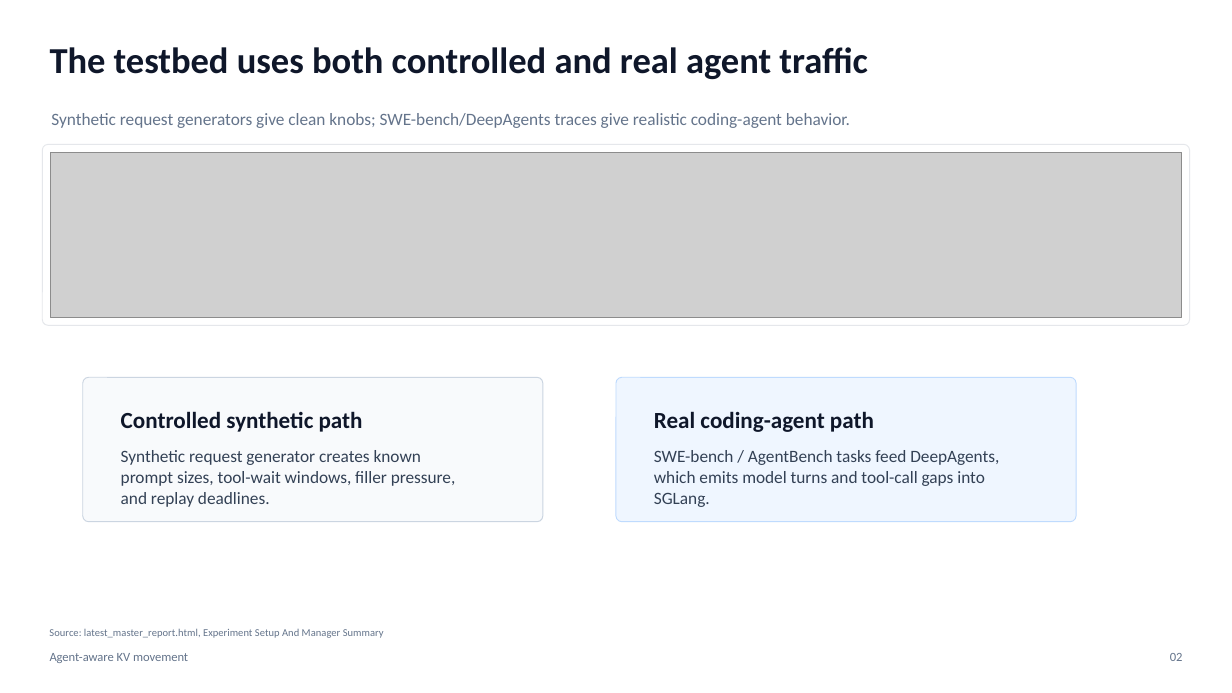
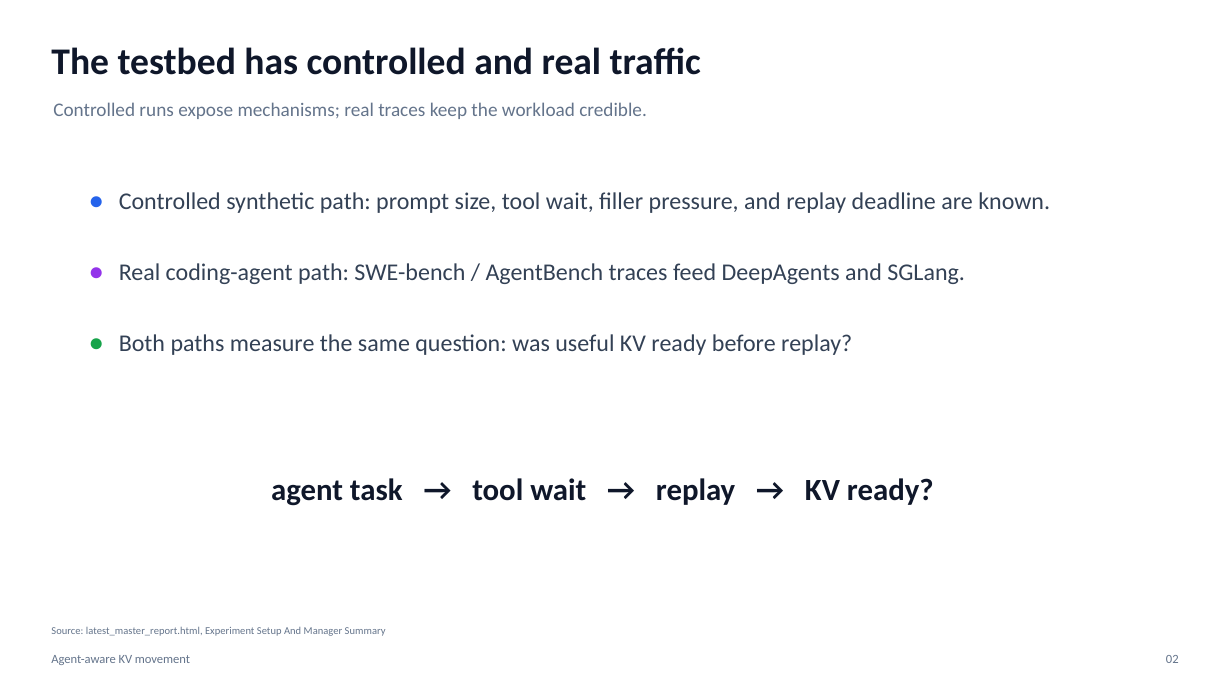
Before and after one commit to the308official-afk/agentic-hardware, a slide deck: slide 2 of sglang_direct_kv/artifacts/slides/agent_aware_kv_movement_manager_deck.pptx. Drawn at 1232x693 pixels with LibreOffice and Linux fonts; fonts in the diff are those of the drawing; grey boxes stand for pictures. Boxes give left, top, right and bottom in pixels: in the first picture for what was removed or moved away, otherwise in the second. Text is boxed around its words. In the diff, an @@ line names an element or a change of style, - is before the commit and + after.

Commit message:
Simplify manager deck to point style

```diff
--- a/sglang_direct_kv/artifacts/slides/agent_aware_kv_movement_manager_deck.pptx
+++ b/sglang_direct_kv/artifacts/slides/agent_aware_kv_movement_manager_deck.pptx
@@ text at (x1=51, y1=47, x2=701, y2=75): text changed; size 28.5 to 29.2 pt @@
-The testbed uses both controlled and real agent traffic
+The testbed has controlled and real traffic
@@ text at (x1=53, y1=102, x2=647, y2=119): text changed; size 13.5 to 15 pt @@
-Synthetic request generators give clean knobs; SWE-bench/DeepAgents traces give realistic coding-agent behavior.
+Controlled runs expose mechanisms; real traces keep the workload credible.
@@ rounded rectangle removed at (x1=43, y1=144, x2=1190, y2=325) @@
@@ picture removed at (x1=50, y1=152, x2=1182, y2=318) @@
@@ text added at (x1=81, y1=179, x2=101, y2=210), 20.2 pt, text #2563EB, bold @@
+•
@@ text added at (x1=119, y1=192, x2=1050, y2=213), 18.8 pt, text #334155 @@
+Controlled synthetic path: prompt size, tool wait, filler pressure, and replay deadline are known.
@@ text added at (x1=81, y1=250, x2=101, y2=281), 20.2 pt, text #9333EA, bold @@
+•
@@ text at (x1=119, y1=263, x2=965, y2=284): text changed; size 18 to 18.8 pt; text colour #0F172A to #334155; bold off @@
-Controlled synthetic path
+Real coding-agent path: SWE-bench / AgentBench traces feed DeepAgents and SGLang.
@@ text added at (x1=81, y1=322, x2=101, y2=352), 20.2 pt, text #16A34A, bold @@
+•
@@ text added at (x1=119, y1=334, x2=852, y2=355), 18.8 pt, text #334155 @@
+Both paths measure the same question: was useful KV ready before replay?
@@ rounded rectangle removed at (x1=83, y1=377, x2=543, y2=521) @@
@@ rounded rectangle removed at (x1=616, y1=377, x2=1077, y2=521) @@
@@ text "agent task → tool wait ..." at (x1=271, y1=478, x2=934, y2=506): vertical alignment top to middle @@
@@ text removed at (x1=121, y1=450, x2=456, y2=507) @@
-Synthetic request generator creates known prompt sizes, tool-wait windows, filler pressure, and replay deadlines.
@@ text at (x1=271, y1=478, x2=934, y2=506): text changed; size 18 to 24 pt @@
-Real coding-agent path
+agent task → tool wait → replay → KV ready?
@@ text removed at (x1=654, y1=450, x2=999, y2=507) @@
-SWE-bench / AgentBench tasks feed DeepAgents, which emits model turns and tool-call gaps into SGLang.
@@ text "02" moved from (x1=1170, y1=653, x2=1183, y2=661) to (x1=1166, y1=655, x2=1179, y2=663) @@
```
Also in this commit, not shown: 9 other slides changed, 1 slide added, 1 slide removed, 3 other files.
